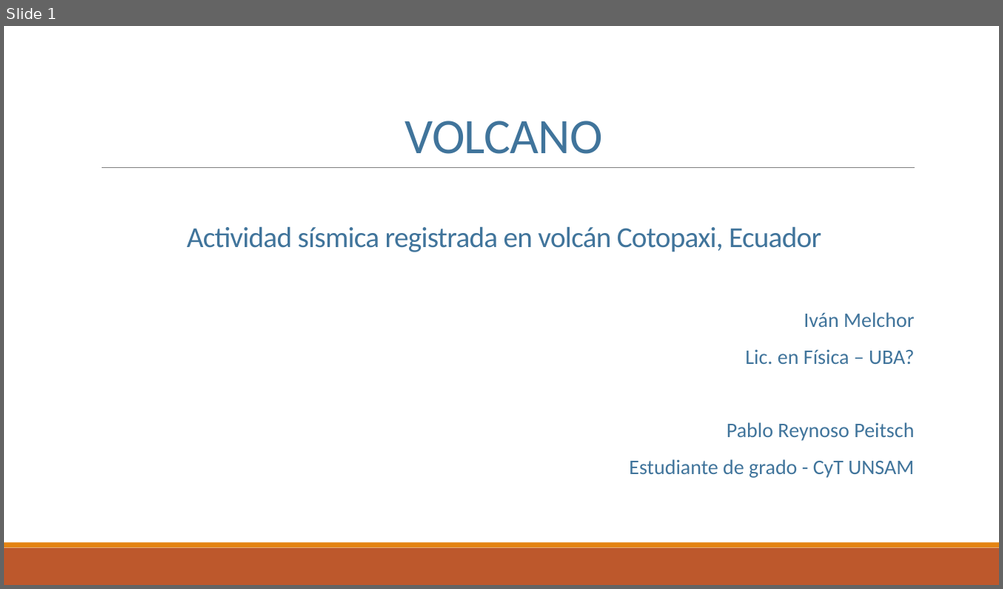
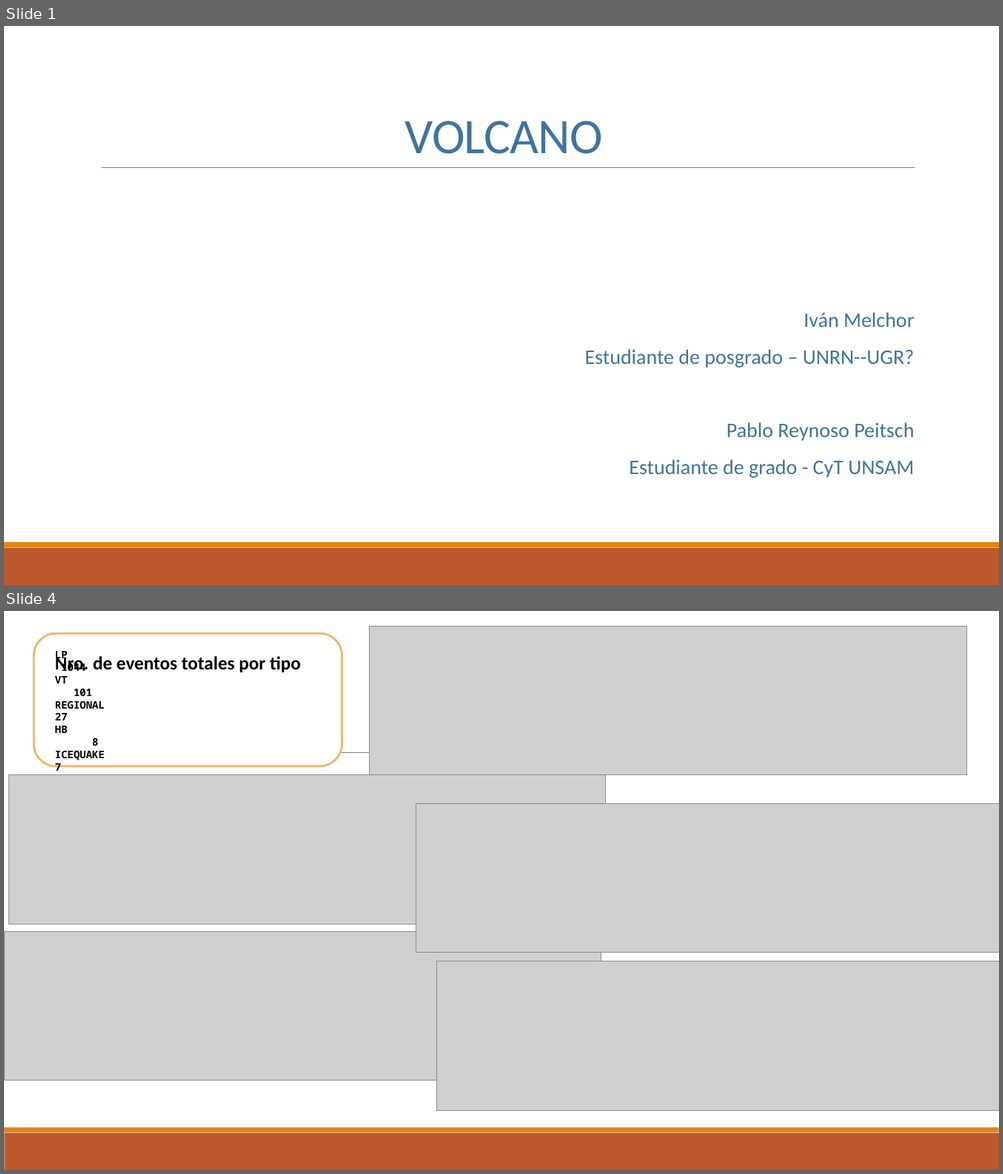
Before and after one commit to ifmelchor/volcano_ML-UNSAM, a slide deck: presentacion/01.pptx. Shown one above the other, each under a label of ours: slide 1 before the commit, slides 1 and 4 after it; the slides between them are not shown. The pictures are 1003x589 and 1003x1174 pixels, drawn with LibreOffice and Linux fonts; fonts in the diff are those of the drawing; grey boxes stand for pictures. Boxes give left, top, right and bottom in pixels: in the first picture for what was removed or moved away, otherwise in the second. Text is boxed around its words. In the diff, an @@ line names an element or a change of style, - is before the commit and + after.

```diff
--- a/presentacion/01.pptx
+++ b/presentacion/01.pptx
@@ slide 4 added at (4, 611, 999, 1170), background #FFFFFF; not listed: 3 template elements that a slide beside it also shows @@
@@ picture added at (370, 626, 967, 775) @@
@@ rounded rectangle added at (34, 633, 342, 766), fill #FFFFFF, outline #F3B56C 2 pt @@
@@ rectangle added at (48, 647, 331, 678), outline #FFFFFF 0.75 pt, 18 pt, text #000000, bold @@
+Nro. de eventos totales por tipo
@@ rectangle added at (48, 676, 169, 758), outline #FFFFFF 0.74 pt, 10 pt, text #000000, bold @@
+LP 1044
+VT 101
+REGIONAL 27
+HB 8
+ICEQUAKE 7
@@ picture added at (8, 775, 606, 924) @@
@@ picture added at (416, 803, 999, 953) @@
@@ picture added at (4, 932, 601, 1081) @@
@@ picture added at (437, 962, 999, 1111) @@
@@ slide 1 changed as well @@
@@ text removed at (187, 227, 821, 252) @@
-Actividad sísmica registrada en volcán Cotopaxi, Ecuador
@@ text at (585, 349, 913, 368): text changed @@
-  Lic. en Física – UBA?
+  Estudiante de posgrado – UNRN--UGR?
```
Also in this commit, not shown: 1 other slide changed, 5 other slides added, 5 slides removed, 10 other files.
